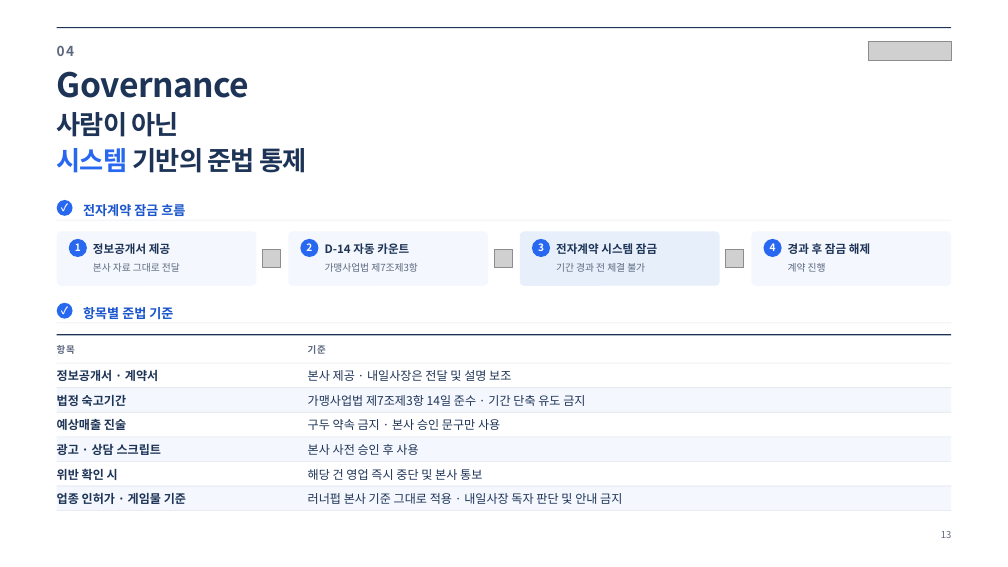
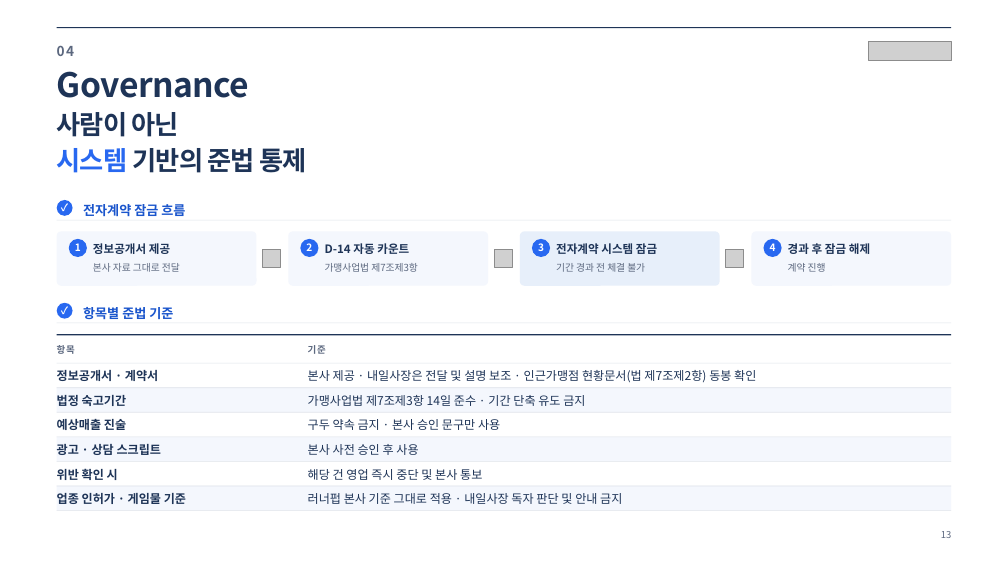
Before and after one commit to jyjzzjtube-pixel/onewillco-meeting-2026, a slide deck: slide 13 of runnerpub-proposal/runnerpub_proposal_naeilsajang.pptx. Drawn at 1008x567 pixels with LibreOffice and Linux fonts; fonts in the diff are those of the drawing; grey boxes stand for pictures. Boxes give left, top, right and bottom in pixels: in the first picture for what was removed or moved away, otherwise in the second. Text is boxed around its words. In the diff, an @@ line names an element or a change of style, - is before the commit and + after.

```diff
--- a/runnerpub-proposal/runnerpub_proposal_naeilsajang.pptx
+++ b/runnerpub-proposal/runnerpub_proposal_naeilsajang.pptx
@@ text at [308, 370, 756, 382]: text changed @@
-본사 제공 · 내일사장은 전달 및 설명 보조
+본사 제공 · 내일사장은 전달 및 설명 보조 · 인근가맹점 현황문서(법 제7조제2항) 동봉 확인
```
Also in this commit, not shown: 2 other slides changed, 4 other files.
